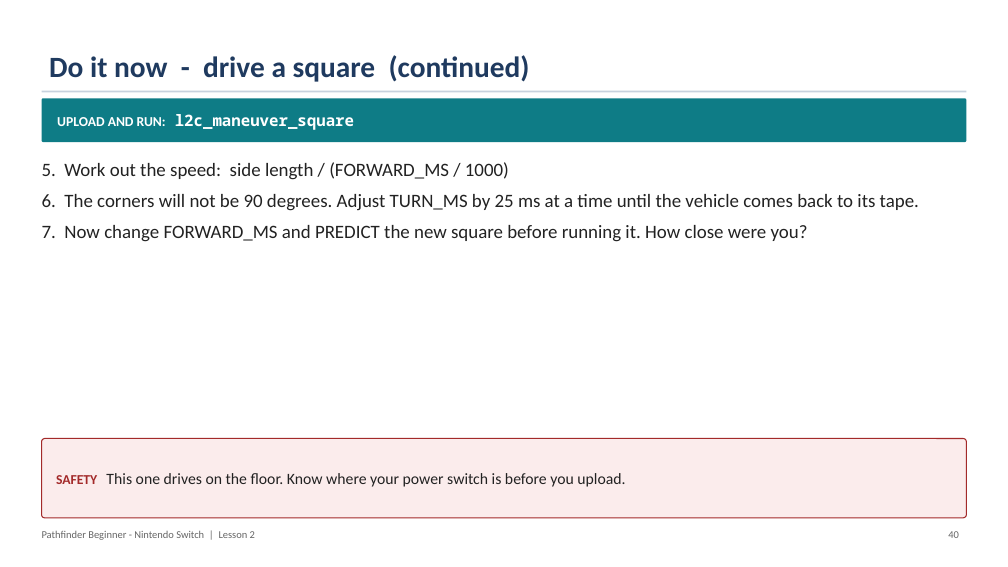
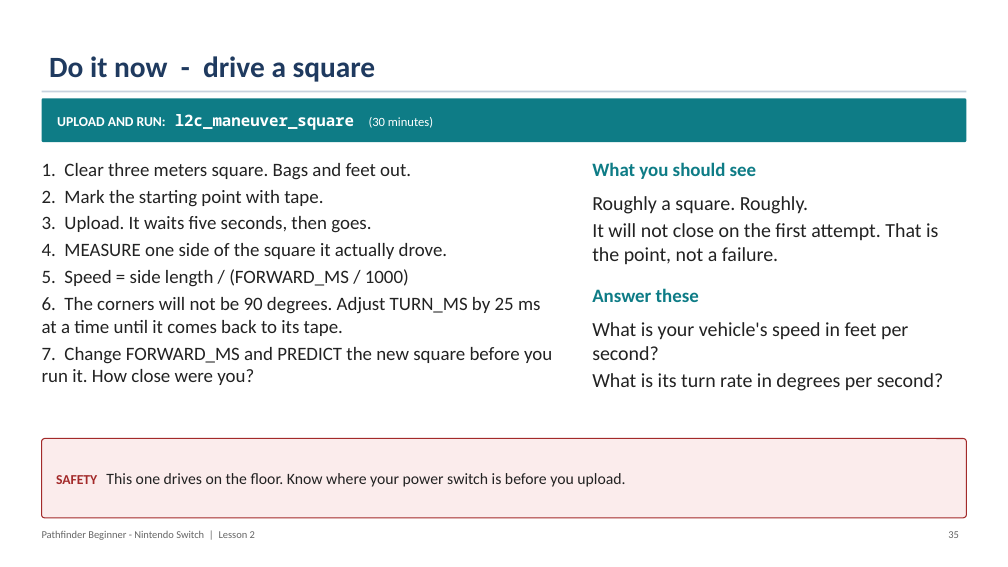
Before and after one commit to PorpoiseRobotics/porpoise-robotics, a slide deck: slide 36 of ground-vehicle/docs/courses/beginner-switch/l2_motor_control.pptx (slide 41 before the commit). Drawn at 1008x567 pixels with LibreOffice and Linux fonts; fonts in the diff are those of the drawing. Boxes give left, top, right and bottom in pixels: in the first picture for what was removed or moved away, otherwise in the second. Text is boxed around its words. In the diff, an @@ line names an element or a change of style, - is before the commit and + after.

```diff
--- a/ground-vehicle/docs/courses/beginner-switch/l2_motor_control.pptx
+++ b/ground-vehicle/docs/courses/beginner-switch/l2_motor_control.pptx
@@ title at <box>49,56,376,82</box>: text changed @@
-Do it now - drive a square (continued)
+Do it now - drive a square
@@ text in rounded rectangle at <box>57,114,433,130</box>: text changed; font Noto Sans Mono to Calibri @@
-UPLOAD AND RUN: l2c_maneuver_square
+UPLOAD AND RUN: l2c_maneuver_square (30 minutes)
@@ text at <box>42,163,552,385</box>: text changed @@
-5. Work out the speed: side length / (FORWARD_MS / 1000)
-6. The corners will not be 90 degrees. Adjust TURN_MS by 25 ms at a time until the vehicle comes back to its tape.
-7. Now change FORWARD_MS and PREDICT the new square before running it. How close were you?
+1. Clear three meters square. Bags and feet out.
+2. Mark the starting point with tape.
+3. Upload. It waits five seconds, then goes.
+4. MEASURE one side of the square it actually drove.
+5. Speed = side length / (FORWARD_MS / 1000)
+6. The corners will not be 90 degrees. Adjust TURN_MS by 25 ms at a time until it comes back to its tape.
+7. Change FORWARD_MS and PREDICT the new square before you run it. How close were you?
@@ text added at <box>592,162,757,179</box>, 18 pt, text #0E7C86, bold @@
+What you should see
@@ text added at <box>592,196,938,264</box>, 19 pt, text #222222 @@
+Roughly a square. Roughly.
+It will not close on the first attempt. That is the point, not a failure.
@@ text added at <box>592,288,699,302</box>, 18 pt, text #0E7C86, bold @@
+Answer these
@@ text added at <box>592,322,944,391</box>, 19 pt, text #222222 @@
+What is your vehicle's speed in feet per second?
+What is its turn rate in degrees per second?
@@ text at <box>948,531,959,538</box>: text changed @@
-40
+35
```
Also in this commit, not shown: 31 other slides changed, 2 slides added, 10 slides removed, 17 other files.
